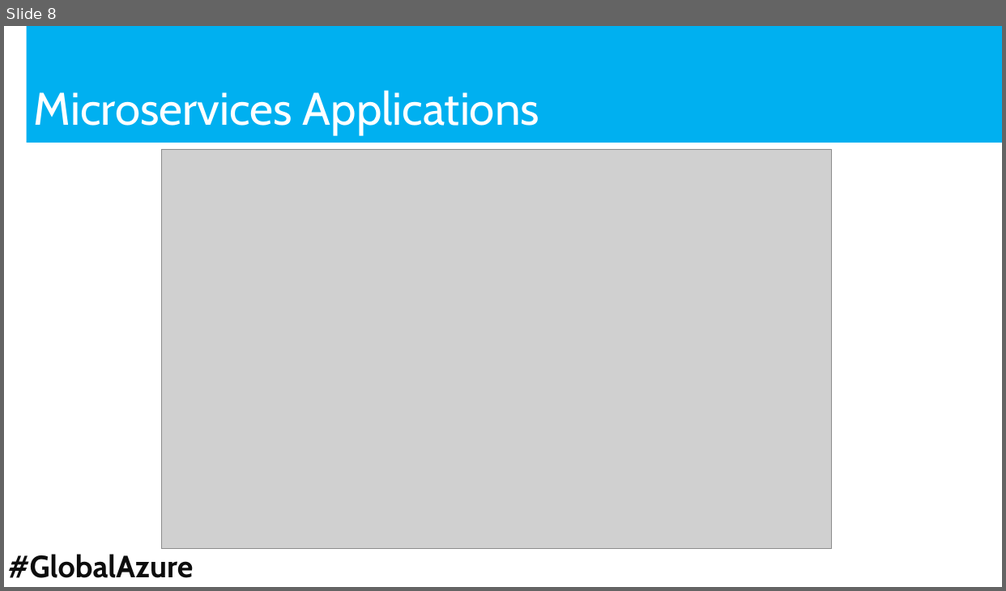
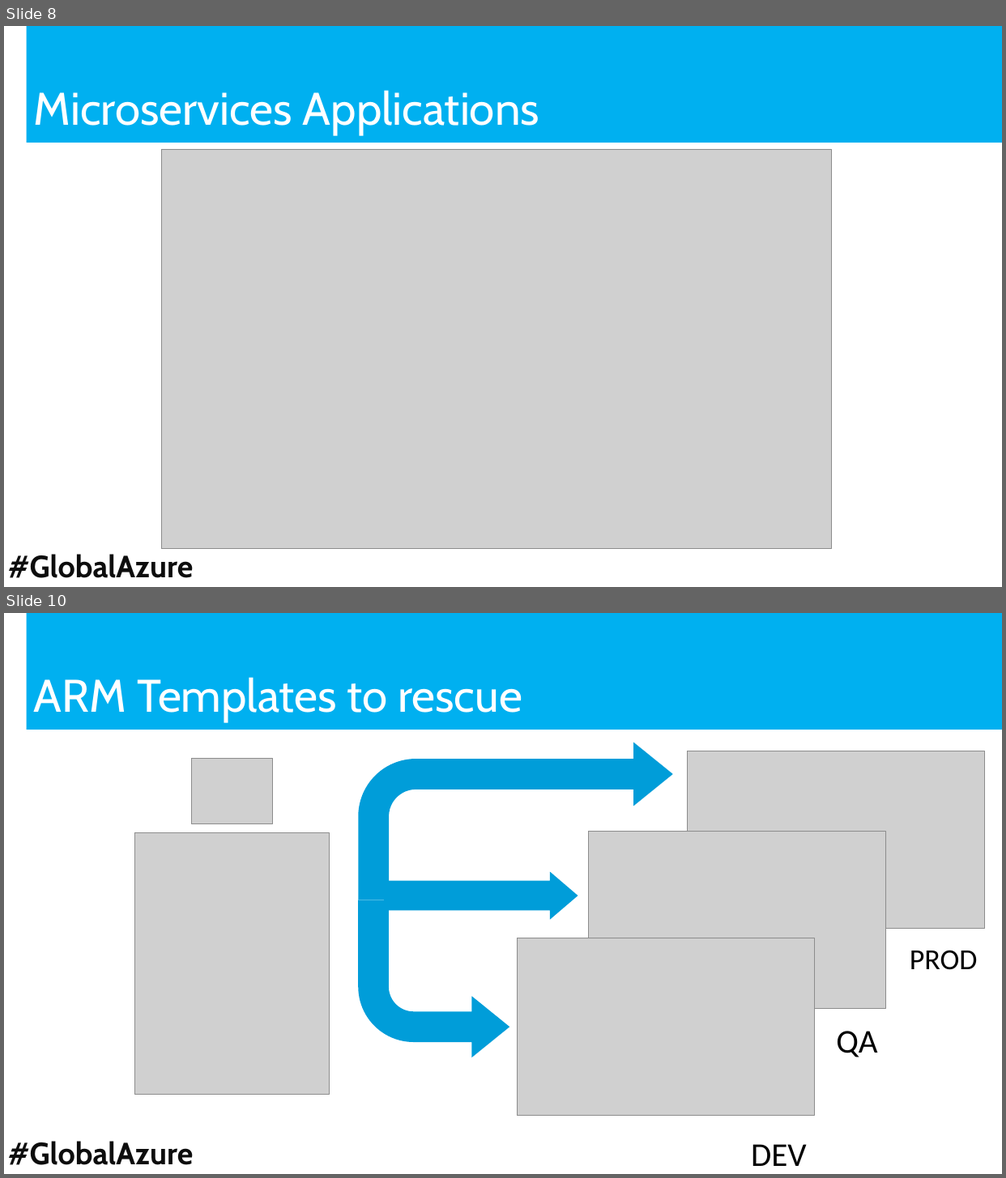
Before and after one commit to luismanez/azure-bootcamp-barcelona-2018, a slide deck: slides/Despliegue continuo de tu infrastructura cloud con Azure ARM templates.pptx. Shown one above the other, each under a label of ours: slide 8 before the commit, slides 8 and 10 after it; the slides between them are not shown. The pictures are 1006x591 and 1006x1178 pixels, drawn with LibreOffice and Linux fonts; fonts in the diff are those of the drawing; grey boxes stand for pictures; background and template pictures are left out. Boxes give left, top, right and bottom in pixels: in the first picture for what was removed or moved away, otherwise in the second. Text is boxed around its words. In the diff, an @@ line names an element or a change of style, - is before the commit and + after.

```diff
--- a/slides/Despliegue continuo de tu infrastructura cloud con Azure ARM templates.pptx
+++ b/slides/Despliegue continuo de tu infrastructura cloud con Azure ARM templates.pptx
@@ slide 10 added at (x1=4, y1=613, x2=1002, y2=1174), background #FFFFFF; not listed: 2 template elements that a slide beside it also shows @@
@@ title added at (x1=34, y1=677, x2=522, y2=722), 44 pt, text #FFFFFF @@
+ARM Templates to rescue
@@ bent arrow added at (x1=358, y1=743, x2=672, y2=901), fill #009DD9 @@
@@ picture added at (x1=688, y1=752, x2=985, y2=929) @@
@@ picture added at (x1=192, y1=759, x2=273, y2=824) @@
@@ picture added at (x1=135, y1=833, x2=329, y2=1095) @@
@@ picture added at (x1=588, y1=832, x2=885, y2=1009) @@
@@ right arrow added at (x1=385, y1=872, x2=578, y2=920), fill #009DD9 @@
@@ bent arrow added at (x1=358, y1=901, x2=509, y2=1059), fill #009DD9 @@
@@ picture added at (x1=517, y1=939, x2=814, y2=1116) @@
@@ text added at (x1=910, y1=950, x2=978, y2=970), 28 pt, text #000000 @@
+PROD
@@ text added at (x1=836, y1=1031, x2=877, y2=1058), 32 pt, text #000000 @@
+QA
@@ text added at (x1=751, y1=1144, x2=807, y2=1166), 32 pt, text #000000 @@
+DEV
```
Also in this commit, not shown: 2 slides changed, 3 other slides added.
